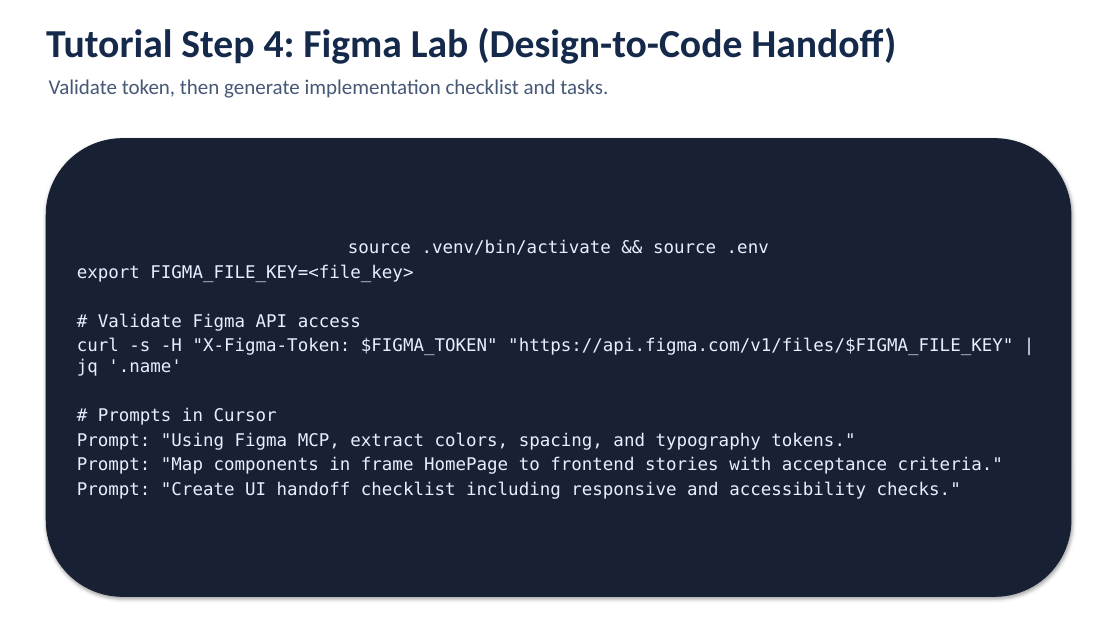
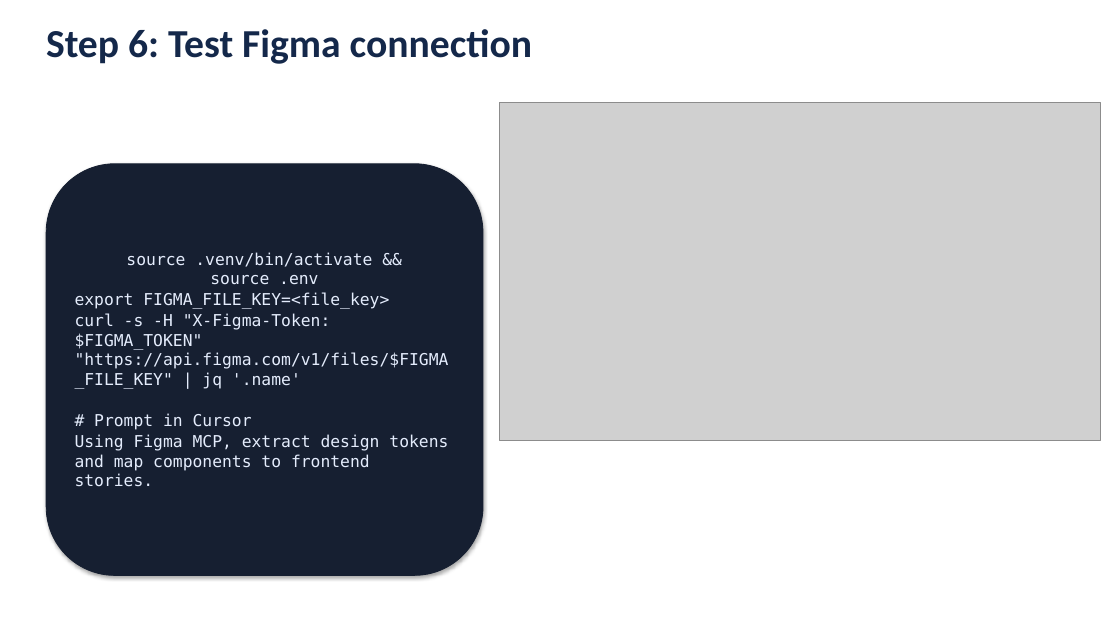
Before and after one commit to hassanahmedfoodservicesdirectunilever/cursor, a slide deck: slide 13 of Solution_Assessment_Cursor_AI_Capabilities_Integration_Review.pptx (slide 14 before the commit). Drawn at 1120x630 pixels with LibreOffice and Linux fonts; fonts in the diff are those of the drawing; grey boxes stand for pictures. Boxes give left, top, right and bottom in pixels: in the first picture for what was removed or moved away, otherwise in the second. Text is boxed around its words. In the diff, an @@ line names an element or a change of style, - is before the commit and + after.

```diff
--- a/Solution_Assessment_Cursor_AI_Capabilities_Integration_Review.pptx
+++ b/Solution_Assessment_Cursor_AI_Capabilities_Integration_Review.pptx
@@ text at (x1=46, y1=29, x2=532, y2=64): text changed; text colour #152A4B to #14284A @@
-Tutorial Step 4: Figma Lab (Design-to-Code Handoff)
+Step 6: Test Figma connection
@@ text removed at (x1=49, y1=79, x2=608, y2=98) @@
-Validate token, then generate implementation checklist and tasks.
@@ picture added at (x1=500, y1=103, x2=1101, y2=440) @@
@@ rounded rectangle "source .venv/bin/activate && source .env" resized from (x1=46, y1=139, x2=1071, y2=597) to (x1=46, y1=164, x2=483, y2=576) @@
@@ rounded rectangle "source .venv/bin/activate && source .env" at (x1=46, y1=164, x2=483, y2=576): fill #182134 to #161F31; outline #182134 0.75 pt to #161F31 0.75 pt @@
@@ text in rounded rectangle at (x1=75, y1=252, x2=449, y2=389): size 15 to 14 pt, text colour #E8EEFC to #E4ECFC in "source .venv/bin/activate && source .env", "export FIGMA_FILE_KEY=<file_key>", "curl -s -H "X-Figma-Token: $FIGMA_TOKEN" "https://api.figma. ..."; less space between paragraphs @@
@@ text in rounded rectangle at (x1=98, y1=313, x2=361, y2=331): paragraph removed @@
-# Validate Figma API access
@@ text in rounded rectangle at (x1=75, y1=413, x2=448, y2=487): text changed; size 15 to 14 pt; text colour #E8EEFC to #E4ECFC @@
-# Prompts in Cursor
-Prompt: "Using Figma MCP, extract colors, spacing, and typography tokens."
-Prompt: "Map components in frame HomePage to frontend stories with acceptance criteria."
-Prompt: "Create UI handoff checklist including responsive and accessibility checks."
+# Prompt in Cursor
+Using Figma MCP, extract design tokens and map components to frontend stories.
```
Also in this commit, not shown: 6 other slides changed, 12 slides added, 13 slides removed, 24 other files.
